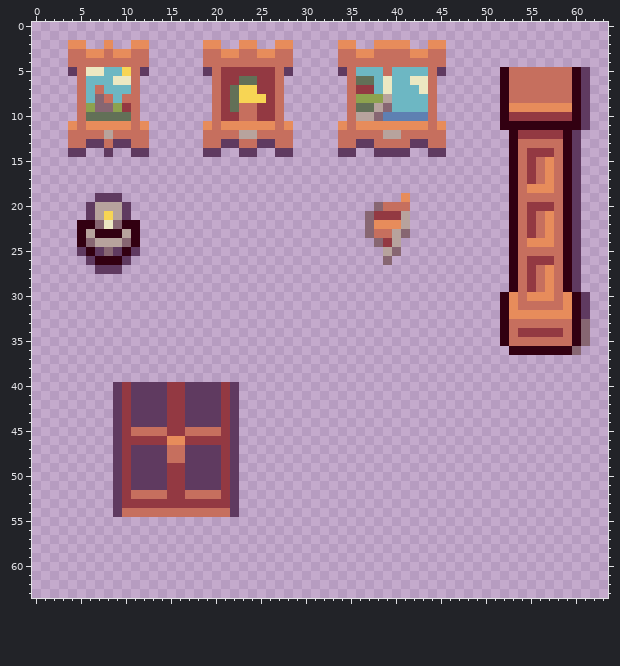
A pixel-art sprite gets an edit: assets/sprites/tilesets/autumn/tileset_room_details.png. The picture above was drawn from the file before the commit.
The file is 64x64 pixels.
The same view after the edit:
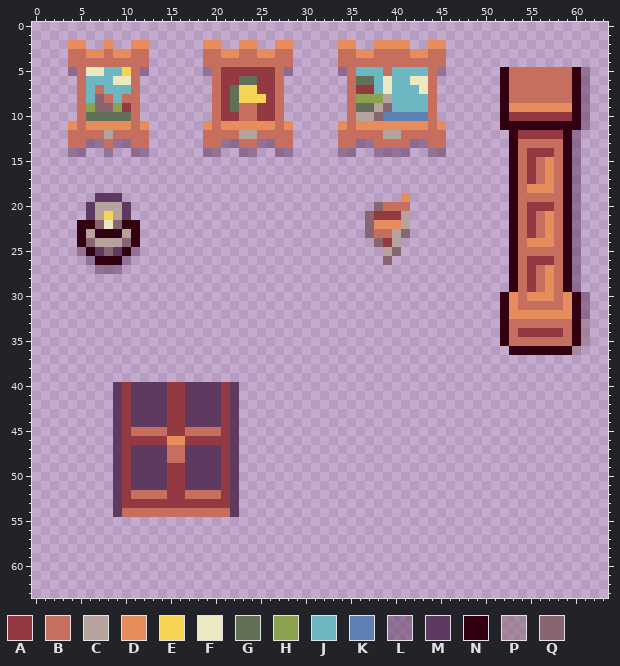
Palette (. is transparent): A #933942  B #c66f5e  C #b7a39d  D #e78c5b  E #f7d554  F #ece8c2  G #627057  H #8da24e  J #6db7c3  K #5e80b2  L #5f3a607f  M #5f3a60  N #320011  P #8766727f  Q #876672
Difference:
{"y":5,"x":4,"old":"M","new":"L"}
{"y":5,"x":12,"old":"M","new":"L"}
{"y":5,"x":19,"old":"M","new":"L"}
{"y":5,"x":28,"old":"M","new":"L"}
{"y":5,"x":34,"old":"M","new":"L"}
{"y":5,"x":45,"old":"M","new":"L"}
{"y":5,"x":61,"old":"M","new":"L"}
{"y":6,"x":61,"old":"M","new":"L"}
{"y":7,"x":61,"old":"M","new":"L"}
{"y":8,"x":61,"old":"M","new":"L"}
{"y":9,"x":61,"old":"M","new":"L"}
{"y":10,"x":61,"old":"M","new":"L"}
{"y":11,"x":61,"old":"M","new":"L"}
{"y":12,"x":60,"old":"M","new":"L"}
{"y":13,"x":6,"old":"MM","new":"LL"}
{"y":13,"x":9,"old":"MM","new":"LL"}
{"y":13,"x":21,"old":"MM","new":"LL"}
{"y":13,"x":25,"old":"MM","new":"LL"}
{"y":13,"x":36,"old":"MM","new":"LL"}
{"y":13,"x":42,"old":"MM","new":"LL"}
{"y":13,"x":60,"old":"M","new":"L"}
{"y":14,"x":4,"old":"MM","new":"LL"}
{"y":14,"x":8,"old":"M","new":"L"}
{"y":14,"x":11,"old":"MM","new":"LL"}
{"y":14,"x":19,"old":"MM","new":"LL"}
{"y":14,"x":23,"old":"MM","new":"LL"}
{"y":14,"x":27,"old":"MM","new":"LL"}
{"y":14,"x":34,"old":"MM","new":"LL"}
{"y":14,"x":38,"old":"MMMM","new":"LLLL"}
{"y":14,"x":44,"old":"MM","new":"LL"}
{"y":14,"x":60,"old":"M","new":"L"}
{"y":15,"x":60,"old":"M","new":"L"}
{"y":16,"x":60,"old":"M","new":"L"}
{"y":17,"x":60,"old":"M","new":"L"}
{"y":18,"x":60,"old":"M","new":"L"}
{"y":19,"x":60,"old":"M","new":"L"}
{"y":20,"x":60,"old":"M","new":"L"}
{"y":21,"x":60,"old":"M","new":"L"}
{"y":22,"x":60,"old":"M","new":"L"}
{"y":23,"x":60,"old":"M","new":"L"}
{"y":24,"x":60,"old":"M","new":"L"}
{"y":25,"x":5,"old":"M","new":"L"}
{"y":25,"x":11,"old":"M","new":"L"}
{"y":25,"x":60,"old":"M","new":"L"}
{"y":26,"x":6,"old":"M","new":"L"}
{"y":26,"x":10,"old":"M","new":"L"}
{"y":26,"x":60,"old":"M","new":"L"}
{"y":27,"x":7,"old":"MMM","new":"LLL"}
{"y":27,"x":60,"old":"M","new":"L"}
{"y":28,"x":60,"old":"M","new":"L"}
{"y":29,"x":60,"old":"M","new":"L"}
{"y":30,"x":61,"old":"M","new":"L"}
{"y":31,"x":61,"old":"M","new":"L"}
{"y":32,"x":61,"old":"M","new":"L"}
{"y":33,"x":61,"old":"Q","new":"P"}
{"y":34,"x":61,"old":"Q","new":"P"}
{"y":35,"x":61,"old":"Q","new":"P"}
{"y":36,"x":60,"old":"Q","new":"P"}
